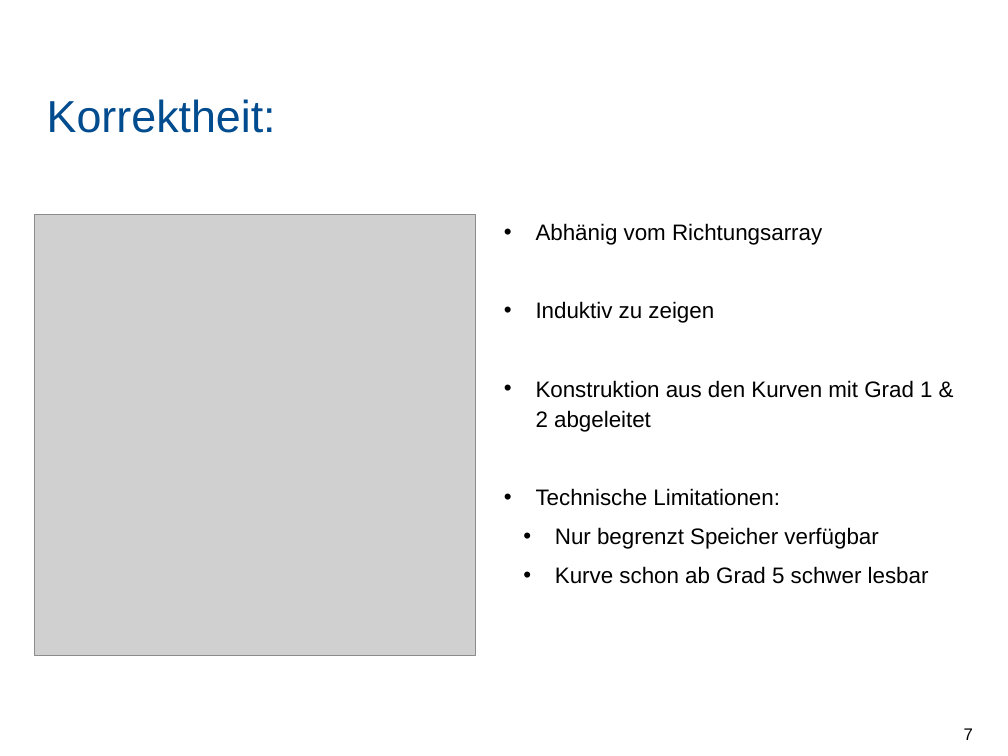
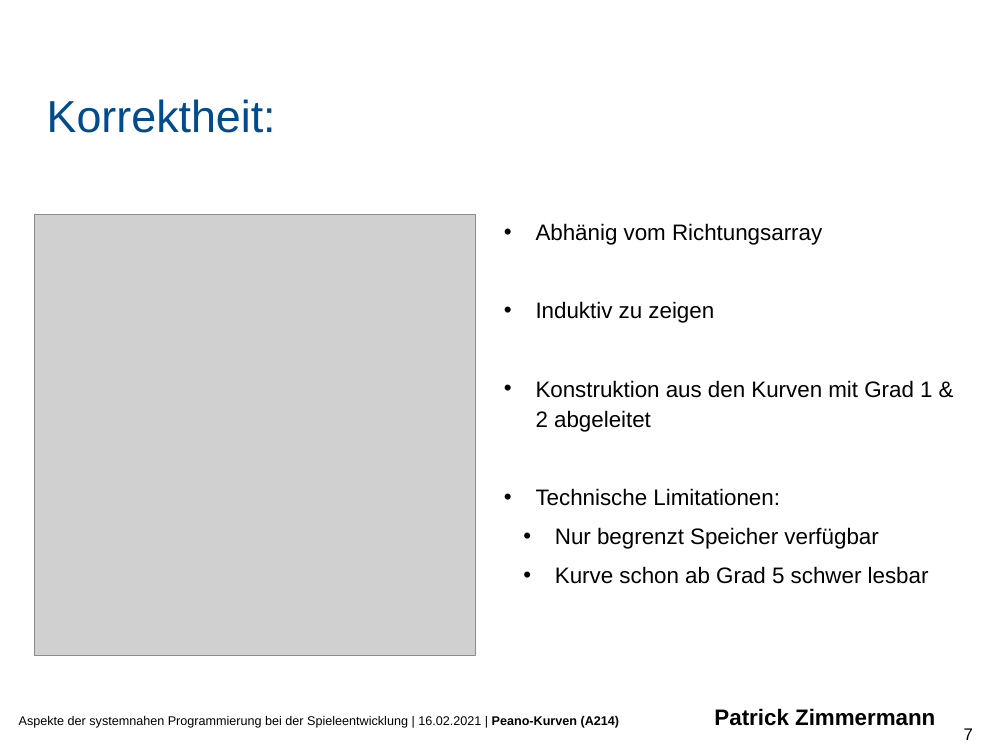
Before and after one commit to PaddlePad/ASP-Peano, a slide deck: slide 7 of Ausarbeitung/präzi.pptx. Drawn at 1008x756 pixels with LibreOffice and Linux fonts; fonts in the diff are those of the drawing; grey boxes stand for pictures; background and template pictures are left out. Boxes give left, top, right and bottom in pixels: in the first picture for what was removed or moved away, otherwise in the second. Text is boxed around its words. In the diff, an @@ line names an element or a change of style, - is before the commit and + after.

```diff
--- a/Ausarbeitung/präzi.pptx
+++ b/Ausarbeitung/präzi.pptx
@@ text added at [19, 708, 935, 728], 9 pt, text #000000 @@
+Aspekte der systemnahen Programmierung bei der Spieleentwicklung | 16.02.2021 | Peano-Kurven (A214) Patrick Zimmermann
```
Also in this commit, not shown: 12 other slides changed.
